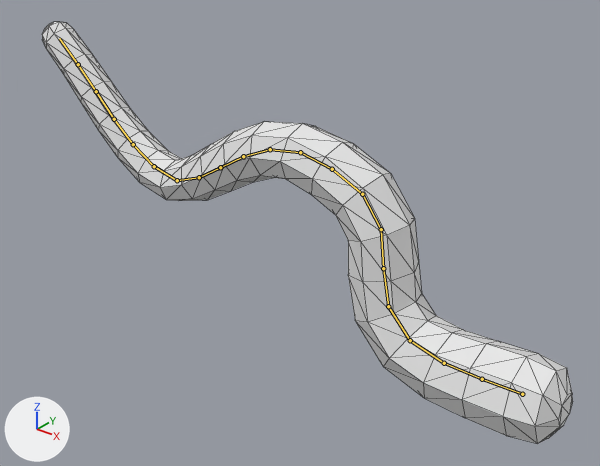
What one commit did to the glTF model assets/entities/boss/tentacle.glb.
Rendered twice from a 50 mm camera at (6.78, -15.05, 10.43) aimed at (-5.82, 0.7, 0.67). Every picture has the same lights, and +X, +Y and +Z are marked at lower left. Both versions are drawn at frame 4 of the action 'Slam_recover'; the numbers are the values there. The bones that bend it are drawn over the model as lines. Mesh edges are drawn as thin lines.
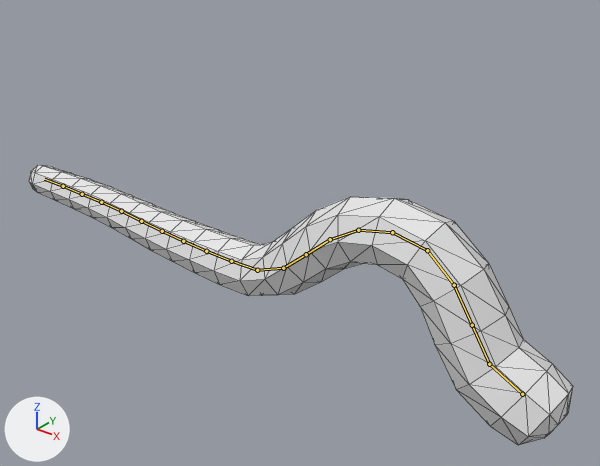
Where the change shows, as pixel boxes [x1, y1, x2, y2] in the pictures (600 x 466 px):
'Cylinder', posed (34% shorter)
    before: [42, 22, 573, 444]
    after: [29, 165, 573, 445]
bone 'Bone_00', root to tip
    before: (522, 394) to (482, 379)
    after: (522, 394) to (489, 364)
bone 'Bone_01', root to tip
    before: (482, 379) to (444, 363)
    after: (489, 364) to (472, 325)
bone 'Bone_02', root to tip
    before: (444, 363) to (410, 340)
    after: (472, 325) to (454, 285)
bone 'Bone_03', root to tip
    before: (410, 340) to (388, 306)
    after: (454, 285) to (427, 250)
bone 'Bone_04', root to tip
    before: (388, 306) to (383, 268)
    after: (427, 250) to (392, 232)
bone 'Bone_05', root to tip
    before: (383, 268) to (381, 229)
    after: (392, 232) to (358, 230)
bone 'Bone_06', root to tip
    before: (381, 229) to (362, 194)
    after: (358, 230) to (330, 239)
bone 'Bone_07', root to tip
    before: (362, 194) to (332, 169)
    after: (330, 239) to (306, 254)
bone 'Bone_08', root to tip
    before: (332, 169) to (300, 152)
    after: (306, 254) to (283, 268)
bone 'Bone_09', root to tip
    before: (300, 152) to (270, 149)
    after: (283, 268) to (257, 270)
bone 'Bone_10', root to tip
    before: (270, 149) to (243, 156)
    after: (257, 270) to (231, 261)
bone 'Bone_11', root to tip
    before: (243, 156) to (220, 167)
    after: (231, 261) to (206, 251)
bone 'Bone_12', root to tip
    before: (220, 167) to (199, 177)
    after: (206, 251) to (183, 241)
bone 'Bone_13', root to tip
    before: (199, 177) to (177, 180)
    after: (183, 241) to (162, 231)
bone 'Bone_14', root to tip
    before: (177, 180) to (154, 166)
    after: (162, 231) to (141, 221)
bone 'Bone_15', root to tip
    before: (154, 166) to (133, 144)
    after: (141, 221) to (121, 211)
bone 'Bone_16', root to tip
    before: (133, 144) to (114, 119)
    after: (121, 211) to (101, 202)
bone 'Bone_17', root to tip
    before: (114, 119) to (96, 91)
    after: (101, 202) to (82, 194)
bone 'Bone_19', root to tip
    before: (78, 64) to (59, 38)
    after: (63, 186) to (44, 179)

Edits to the bpy script that builds the scene:
```text
Change bone_bone_00:
    where bone_bone_00 = bpy.data.objects['Armature'].pose.bones['Bone_00']
    bone_bone_00.rotation_quaternion: (0.693, 0.001, 0.0, 0.721) -> (0.852, 0.001, 0.0, 0.524)  # degrees (0, 0, 92) -> degrees (0, 0, 63)
    bone_bone_00.scale: (1.0, 1.0, 1.0) -> (1.0, 0.96, 1.0)
Change bone_bone_01:
    where bone_bone_01 = bpy.data.objects['Armature'].pose.bones['Bone_01']  # child of 'Bone_00'
    bone_bone_01.rotation_quaternion: (1.0, 0.001, 0.0, -0.024) -> (0.966, 0.001, 0.0, -0.257)  # degrees (0, 0, -3) -> degrees (0, 0, -30)
    bone_bone_01.scale: (1.0, 1.0, 1.0) -> (1.01, 1.03, 1.0)
Change bone_bone_02:
    where bone_bone_02 = bpy.data.objects['Armature'].pose.bones['Bone_02']  # child of 'Bone_01'
    bone_bone_02.rotation_quaternion: (0.993, 0.0, 0.0, -0.121) -> (1.0, 0.0, 0.0, -0.001)  # degrees (0, 0, -14) -> degrees (0, 0, 0)
Change bone_bone_03:
    where bone_bone_03 = bpy.data.objects['Armature'].pose.bones['Bone_03']  # child of 'Bone_02'
    bone_bone_03.rotation_quaternion: (0.959, -0.001, 0.0, -0.282) -> (0.991, 0.0, 0.0, 0.137)  # degrees (0, 0, -33) -> degrees (0, 0, 16)
    bone_bone_03.scale: (1.0, 0.98, 1.0) -> (1.0, 0.99, 1.0)
Change bone_bone_04:
    where bone_bone_04 = bpy.data.objects['Armature'].pose.bones['Bone_04']  # child of 'Bone_03'
    bone_bone_04.rotation_quaternion: (0.965, -0.001, 0.0, -0.261) -> (0.963, -0.001, 0.0, 0.268)  # degrees (0, 0, -30) -> degrees (0, 0, 31)
    bone_bone_04.scale: (1.01, 1.01, 1.0) -> (1.0, 0.99, 1.0)
Change bone_bone_05:
    where bone_bone_05 = bpy.data.objects['Armature'].pose.bones['Bone_05']  # child of 'Bone_04'
    bone_bone_05.rotation_quaternion: (0.999, -0.002, 0.0, -0.045) -> (0.982, -0.001, 0.0, 0.187)  # degrees (0, 0, -5) -> degrees (0, 0, 22)
Change bone_bone_06:
    where bone_bone_06 = bpy.data.objects['Armature'].pose.bones['Bone_06']  # child of 'Bone_05'
    bone_bone_06.rotation_quaternion: (0.966, -0.001, 0.0, 0.26) -> (0.987, -0.001, 0.0, 0.159)  # degrees (0, 0, 30) -> degrees (0, 0, 18)
    bone_bone_06.scale: (1.0, 0.95, 1.0) -> (1.0, 1.0, 1.0)
Change bone_bone_07:
    where bone_bone_07 = bpy.data.objects['Armature'].pose.bones['Bone_07']  # child of 'Bone_06'
    bone_bone_07.rotation_quaternion: (0.973, 0.005, 0.0, 0.231) -> (0.996, 0.0, 0.0, 0.092)  # degrees (1, 0, 27) -> degrees (0, 0, 11)
    bone_bone_07.scale: (1.01, 1.04, 1.0) -> (1.0, 1.0, 1.0)
Change bone_bone_08:
    where bone_bone_08 = bpy.data.objects['Armature'].pose.bones['Bone_08']  # child of 'Bone_07'
    bone_bone_08.rotation_quaternion: (0.994, -0.003, 0.0, 0.109) -> (1.0, 0.001, 0.0, -0.019)  # degrees (0, 0, 12) -> degrees (0, 0, -2)
Change bone_bone_09:
    where bone_bone_09 = bpy.data.objects['Armature'].pose.bones['Bone_09']  # child of 'Bone_08'
    bone_bone_09.rotation_quaternion: (0.983, -0.007, 0.0, 0.184) -> (0.989, 0.002, 0.0, -0.149)  # degrees (-1, 0, 21) -> degrees (0, 0, -17)
Change bone_bone_10:
    where bone_bone_10 = bpy.data.objects['Armature'].pose.bones['Bone_10']  # child of 'Bone_09'
    bone_bone_10.rotation_quaternion: (0.991, -0.006, 0.0, 0.132) -> (0.985, 0.001, 0.0, -0.171)  # degrees (-1, 0, 15) -> degrees (0, 0, -20)
Change bone_bone_11:
    where bone_bone_11 = bpy.data.objects['Armature'].pose.bones['Bone_11']  # child of 'Bone_10'
    bone_bone_11.rotation_quaternion: (0.998, -0.004, 0.0, 0.068) -> (1.0, -0.006, 0.0, -0.021)  # degrees (0, 0, 8) -> degrees (-1, 0, -2)
Change bone_bone_12:
    where bone_bone_12 = bpy.data.objects['Armature'].pose.bones['Bone_12']  # child of 'Bone_11'
    bone_bone_12.rotation_quaternion: (1.0, -0.001, 0.0, -0.004) -> (1.0, -0.01, 0.0, -0.001)  # degrees (0, 0, 0) -> degrees (-1, 0, 0)
Change bone_bone_13:
    where bone_bone_13 = bpy.data.objects['Armature'].pose.bones['Bone_13']  # child of 'Bone_12'
    bone_bone_13.rotation_quaternion: (0.995, 0.002, 0.0, -0.103) -> (1.0, -0.011, 0.0, -0.003)  # degrees (0, 0, -12) -> degrees (-1, 0, 0)
Change bone_bone_14:
    where bone_bone_14 = bpy.data.objects['Armature'].pose.bones['Bone_14']  # child of 'Bone_13'
    bone_bone_14.rotation_quaternion: (0.963, 0.007, 0.0, -0.268) -> (1.0, -0.007, 0.0, -0.006)  # degrees (1, 0, -31) -> degrees (-1, 0, -1)
    bone_bone_14.scale: (1.0, 0.99, 1.0) -> (1.0, 1.0, 1.0)
Change bone_bone_15:
    where bone_bone_15 = bpy.data.objects['Armature'].pose.bones['Bone_15']  # child of 'Bone_14'
    bone_bone_15.rotation_quaternion: (0.987, 0.011, 0.0, -0.163) -> (1.0, 0.008, 0.0, -0.008)  # degrees (1, 0, -19) -> degrees (1, 0, -1)
    bone_bone_15.scale: (1.0, 1.01, 1.0) -> (1.0, 1.0, 1.0)
Change bone_bone_16:
    where bone_bone_16 = bpy.data.objects['Armature'].pose.bones['Bone_16']  # child of 'Bone_15'
    bone_bone_16.rotation_quaternion: (0.996, 0.012, 0.0, -0.09) -> (1.0, 0.019, 0.0, -0.002)  # degrees (1, 0, -10) -> degrees (2, 0, 0)
Change bone_bone_17:
    where bone_bone_17 = bpy.data.objects['Armature'].pose.bones['Bone_17']  # child of 'Bone_16'
    bone_bone_17.rotation_quaternion: (0.999, 0.005, 0.0, -0.051) -> (1.0, 0.011, 0.0, 0.009)  # degrees (1, 0, -6) -> degrees (1, 0, 1)
Change bone_bone_19:
    where bone_bone_19 = bpy.data.objects['Armature'].pose.bones['Bone_19']  # child of 'Bone_18'
    bone_bone_19.rotation_quaternion: (1.0, -0.006, 0.0, 0.029) -> (1.0, 0.002, 0.0, 0.003)  # degrees (-1, 0, 3) -> degrees (0, 0, 0)
```
